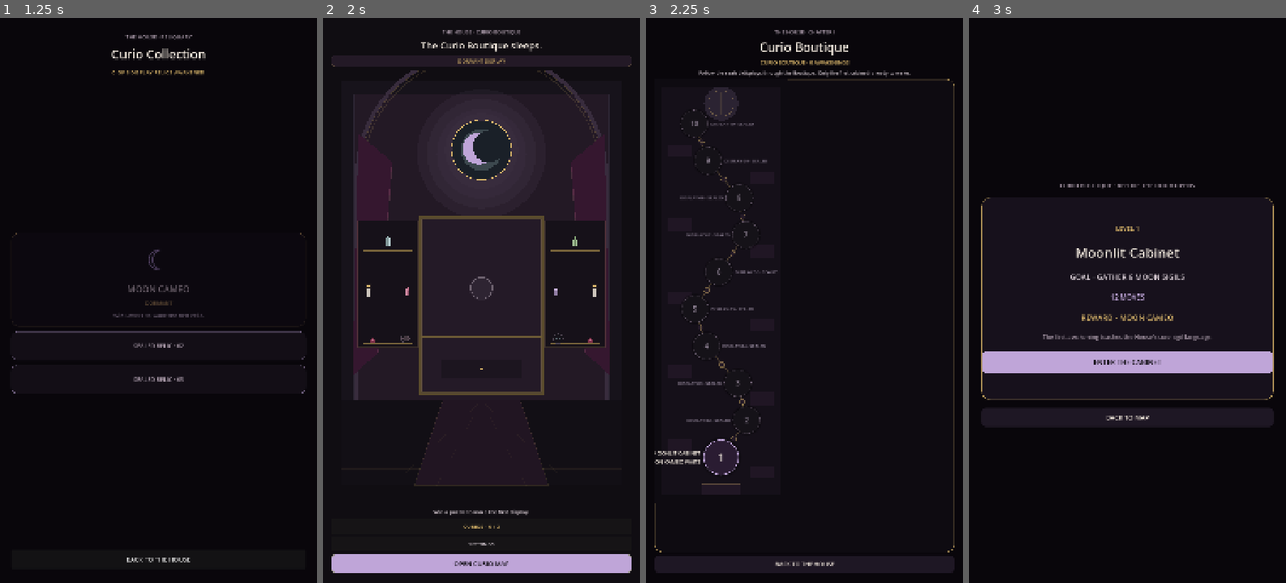
Above: before the commit, frames 1-4 (left to right).
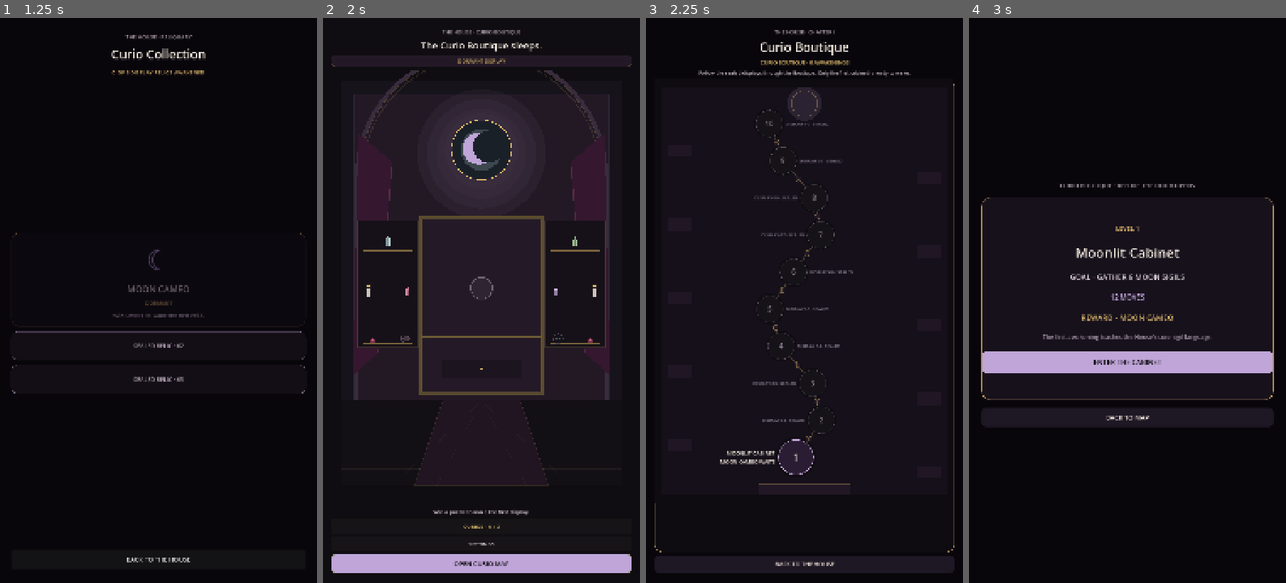
Above: after the commit, the same moments.

Repository: Jay-prodesign/akilta-match3
Game: Godot game, scene res://src/app/app_bootstrap.tscn
Two runs of this game, one before a commit and one after it. Both use one fixed random seed, a clock stepped at 60 frames per second and the inputs below.
Inputs:
- Up to frame 1 (1.25 s): click "CURIOS · 0 / 3" at 0.5 s
- Up to frame 2 (2 s): click "BACK TO THE HOUSE" at 1.25 s
- Up to frame 3 (2.25 s): click "OPEN CURIO MAP" at 2 s
- Up to frame 4 (3 s): click "1" at 2.75 s

Frames 1-2 are identical in both runs. In frame 3, 4.5% of the frame differs, in the area x 2-96%, y 10-83%; in frame 4, nothing differs.

Commit message:
fix: fill portrait width with Curio route map

Diff:
--- a/src/ui/map/chapter_map.tscn
+++ b/src/ui/map/chapter_map.tscn
@@ -91,8 +91,9 @@
 vertical_scroll_mode = 1
 
 [node name="RouteView" type="Control" parent="Layout/RoutePanel/Scroll"]
-custom_minimum_size = Vector2(450, 1500)
+custom_minimum_size = Vector2(960, 1500)
 layout_mode = 2
+size_flags_horizontal = 3
 mouse_filter = 0
 script = ExtResource("2_route")
 
--- a/src/ui/map/chapter_route_view.gd
+++ b/src/ui/map/chapter_route_view.gd
@@ -13,7 +13,7 @@
 
 @export var canonical_level_cap: int = 1
 @export var visible_route_levels: int = 10
-@export var route_width: float = 450.0
+@export var route_width: float = 960.0
 @export var vertical_spacing: float = 126.0
 @export var top_margin: float = 150.0
 @export var bottom_margin: float = 155.0
